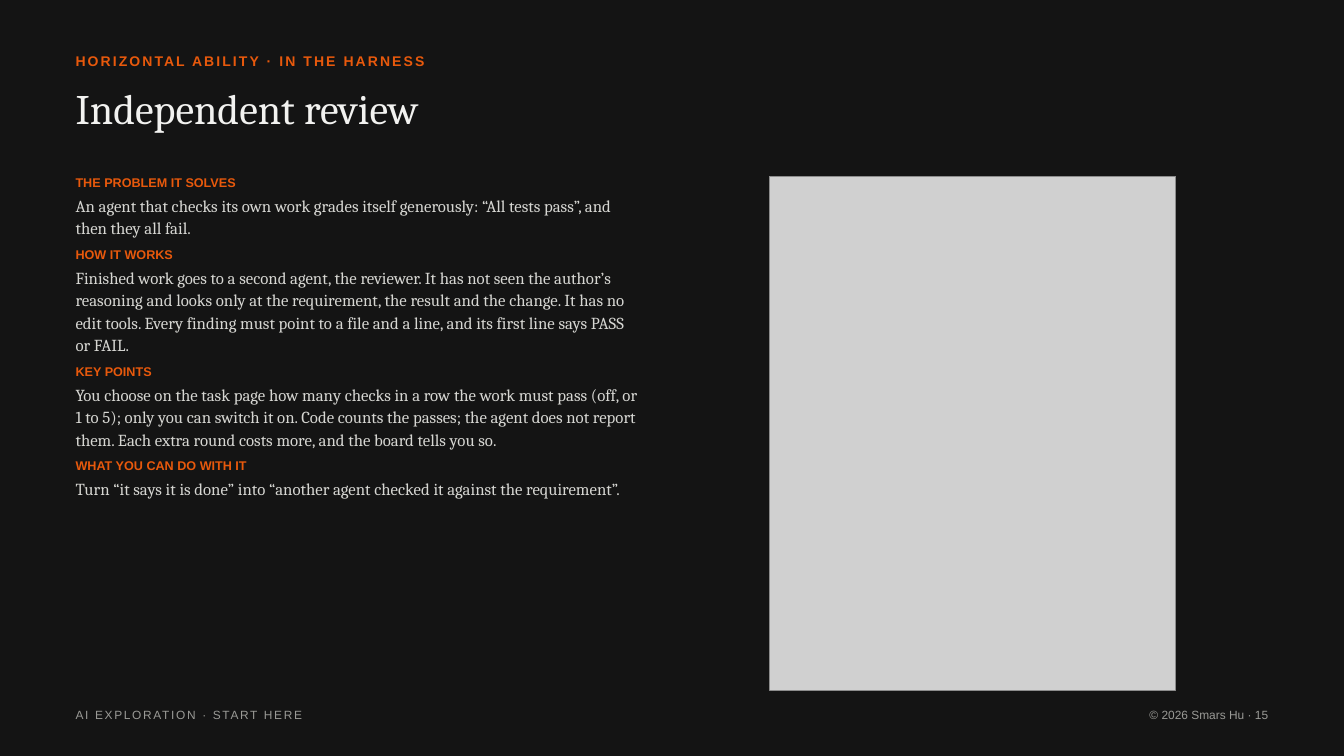
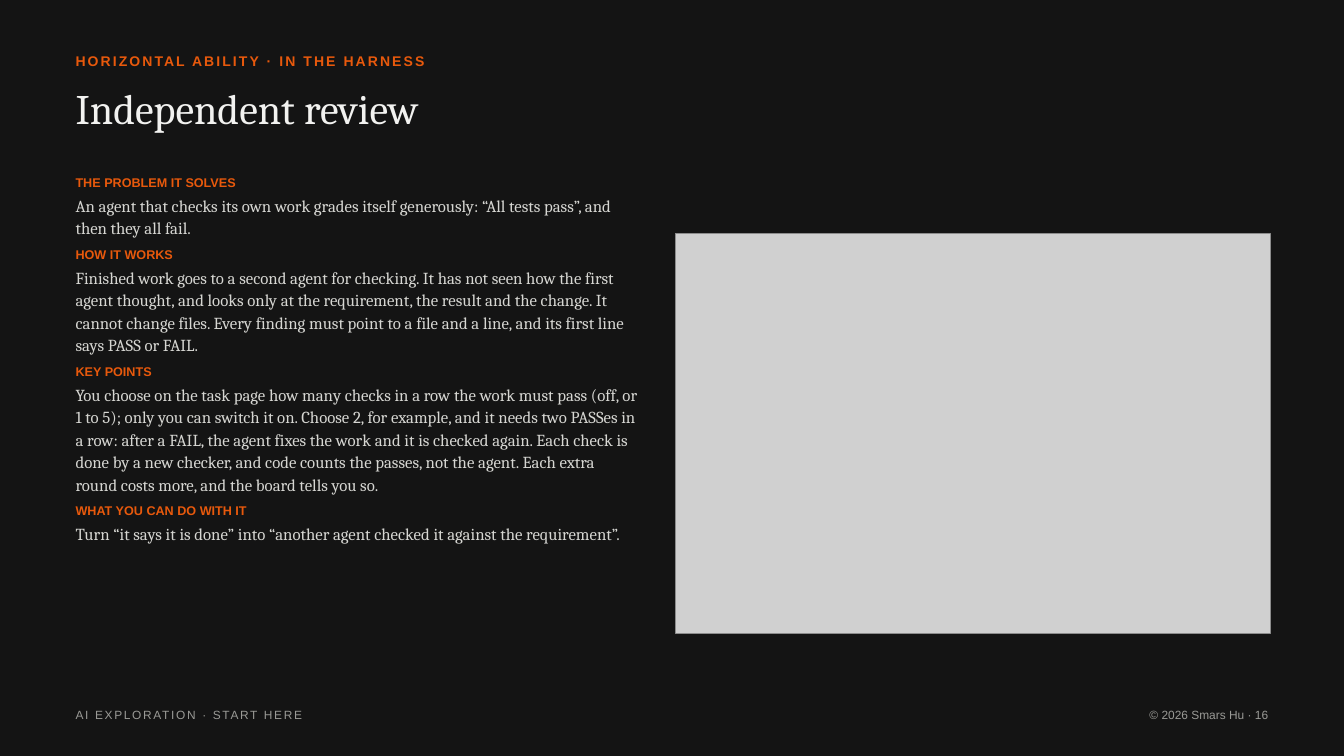
Before and after one commit to Smars-Bin-Hu/ai-exploration, a slide deck: slide 16 of Start Here/Start Here.pptx (slide 15 before the commit). Drawn at 1344x756 pixels with LibreOffice and Linux fonts; fonts in the diff are those of the drawing; grey boxes stand for pictures. Boxes give left, top, right and bottom in pixels: in the first picture for what was removed or moved away, otherwise in the second. Text is boxed around its words. In the diff, an @@ line names an element or a change of style, - is before the commit and + after.

```diff
--- a/Start Here/Start Here.pptx
+++ b/Start Here/Start Here.pptx
@@ picture: place and size @@
-picture at bbox=[770, 176, 1177, 691]
+picture at bbox=[676, 234, 1270, 633]
@@ text at bbox=[76, 272, 624, 355]: text changed @@
-Finished work goes to a second agent, the reviewer. It has not seen the author’s reasoning and looks only at the requirement, the result and the change. It has no edit tools. Every finding must point to a file and a line, and its first line says PASS or FAIL.
+Finished work goes to a second agent for checking. It has not seen how the first agent thought, and looks only at the requirement, the result and the change. It cannot change files. Every finding must point to a file and a line, and its first line says PASS or FAIL.
@@ text at bbox=[76, 389, 637, 495]: text changed @@
-You choose on the task page how many checks in a row the work must pass (off, or 1 to 5); only you can switch it on. Code counts the passes; the agent does not report them. Each extra round costs more, and the board tells you so.
+You choose on the task page how many checks in a row the work must pass (off, or 1 to 5); only you can switch it on. Choose 2, for example, and it needs two PASSes in a row: after a FAIL, the agent fixes the work and it is checked again. Each check is done by a new checker, and code counts the passes, not the agent. Each extra round costs more, and the board tells you so.
```
Also in this commit, not shown: 17 other slides changed, 2 slides added, 18 other files.
